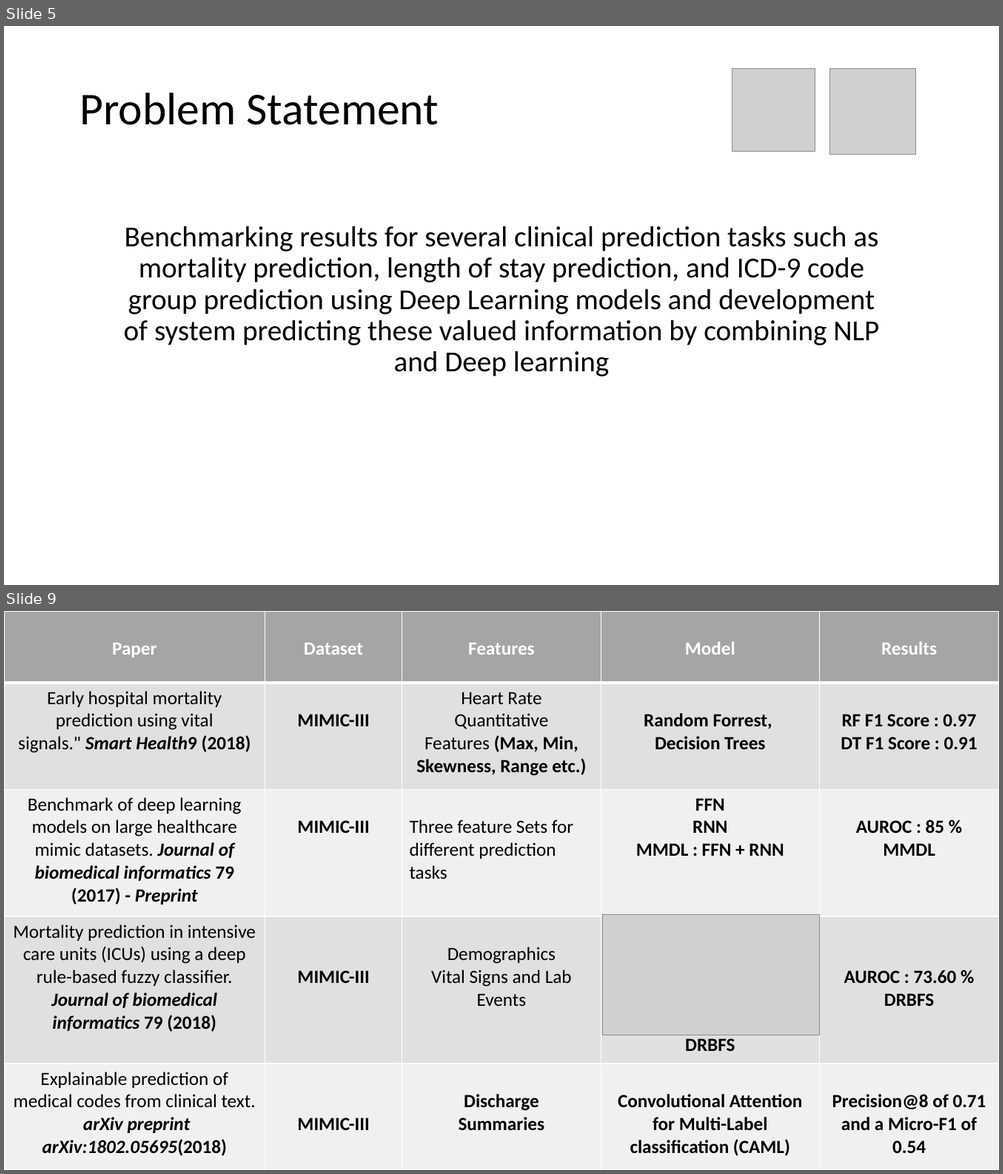
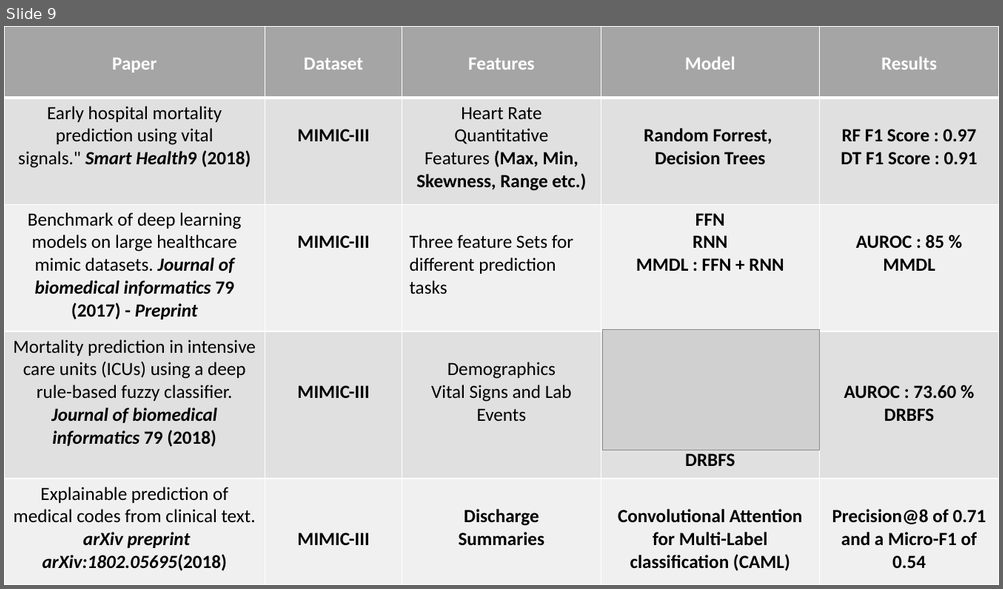
Before and after one commit to fmqbl/Predicting-Post-Procedural-Complications-Using-MIMICIII, a slide deck: ClinicalOutcomes.pptx. Shown one above the other, each under a label of ours: slides 5 and 9 before the commit, slide 9 after it; the slides between them are not shown. The pictures are 1003x1174 and 1003x589 pixels, drawn with LibreOffice and Linux fonts; fonts in the diff are those of the drawing; grey boxes stand for pictures. Boxes give left, top, right and bottom in pixels: in the first picture for what was removed or moved away, otherwise in the second. Text is boxed around its words. In the diff, an @@ line names an element or a change of style, - is before the commit and + after.

```diff
--- a/ClinicalOutcomes.pptx
+++ b/ClinicalOutcomes.pptx
@@ slide 5 removed at (x1=4, y1=26, x2=999, y2=585), background #FFFFFF @@
@@ picture removed at (x1=731, y1=68, x2=814, y2=151) @@
@@ picture removed at (x1=830, y1=68, x2=916, y2=154) @@
@@ title removed at (x1=79, y1=93, x2=438, y2=125) @@
-Problem Statement
@@ text removed at (x1=124, y1=226, x2=879, y2=377) @@
-Benchmarking results for several clinical prediction tasks such as mortality prediction, length of stay prediction, and ICD-9 code group prediction using Deep Learning models and development of system predicting these valued information by combining NLP and Deep learning
```
Also in this commit, not shown: 6 slides changed, 19 slides added, 13 other slides removed, 1 other file.
